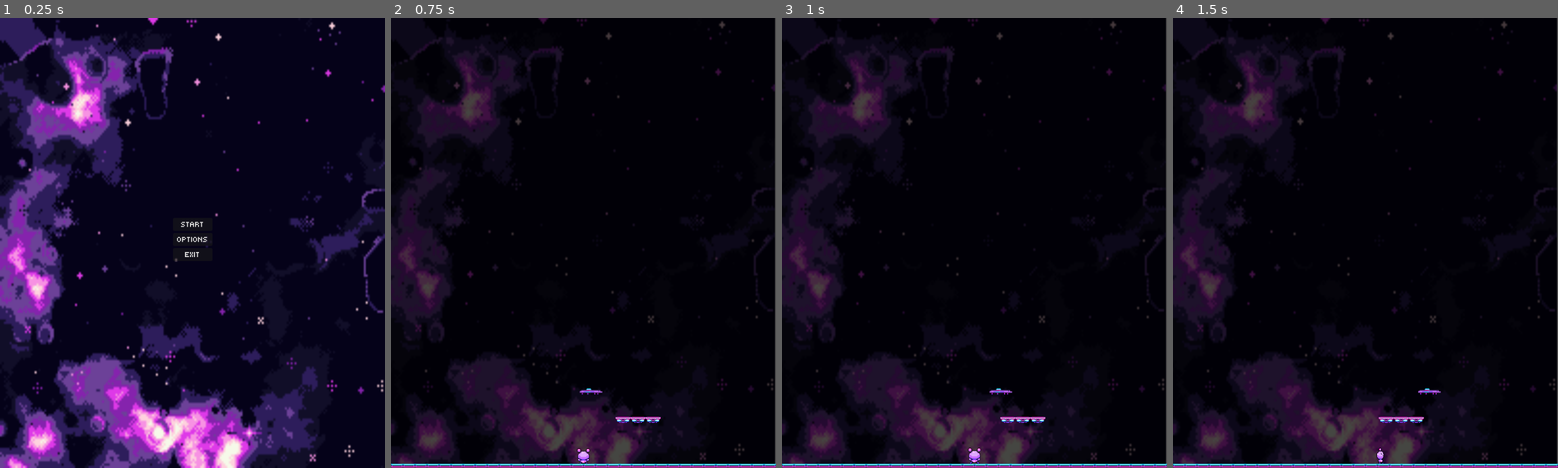
Above: before the commit, frames 1-4 (left to right).
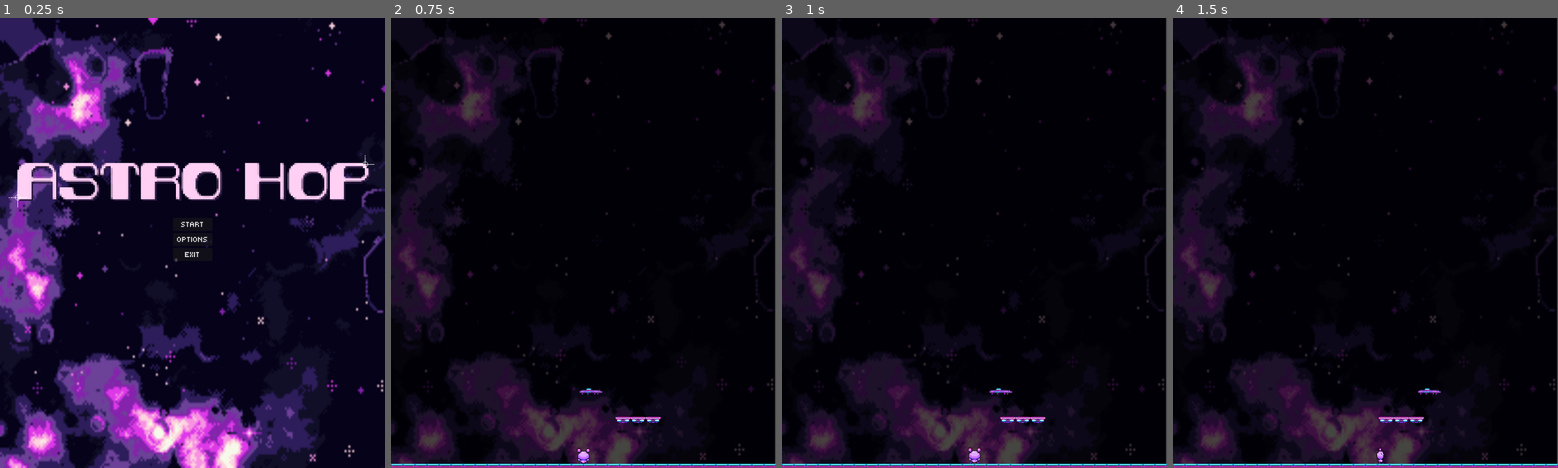
Above: after the commit, the same moments.

Repository: a-novaeva/gamejam-team5
Game: Godot game, scene res://Scenes/main_menu.tscn
Two runs of this game, one before a commit and one after it. Both use one fixed random seed, a clock stepped at 60 frames per second and the inputs below. This scene is started directly instead of the project's main scene.
Inputs:
- Up to frame 1 (0.25 s): no input
- Up to frame 2 (0.75 s): click "START" at 0.5 s
- Up to frame 3 (1 s): no input
- Up to frame 4 (1.5 s): hold D (move_right) from 1.28 s (still down)

The runs differ from the first frame. In frame 1, 4.5% of the frame differs, in the area x 2-98%, y 30-43%; in frame 2, nothing differs; in frame 3, nothing differs; in frame 4, nothing differs.

Commit message:
more of that main menu

Diff:
--- a/gamejam-project/Scenes/main_menu.tscn
+++ b/gamejam-project/Scenes/main_menu.tscn
@@ -1,9 +1,11 @@
-[gd_scene load_steps=7 format=3 uid="uid://bcqrevqyfig7o"]
+[gd_scene load_steps=13 format=3 uid="uid://bcqrevqyfig7o"]
 
 [ext_resource type="Script" uid="uid://d0x6fkp85fbj5" path="res://Code/main_menu.gd" id="1_28flt"]
 [ext_resource type="FontFile" uid="uid://cwkqvfv2of37" path="res://Fonts/Tiny5-Regular.ttf" id="2_48xlc"]
 [ext_resource type="Texture2D" uid="uid://dhdn5egfvncpk" path="res://Textures/space_background.png" id="3_1ehe0"]
 [ext_resource type="AudioStream" uid="uid://df5e34ctywvon" path="res://Audio/main_menu.wav" id="4_ce3w2"]
+[ext_resource type="Texture2D" uid="uid://brpuqbkibnf1s" path="res://astrohop_logo.png" id="5_n45e2"]
+[ext_resource type="Texture2D" uid="uid://dlxntsjno20ah" path="res://Sprites/bling.png" id="6_opfnp"]
 
 [sub_resource type="StyleBoxTexture" id="StyleBoxTexture_ce3w2"]
 texture = ExtResource("3_1ehe0")
@@ -18,6 +20,35 @@
 
 "
 
+[sub_resource type="AtlasTexture" id="AtlasTexture_cp0ys"]
+atlas = ExtResource("6_opfnp")
+region = Rect2(0, 0, 64, 64)
+
+[sub_resource type="AtlasTexture" id="AtlasTexture_yhxw7"]
+atlas = ExtResource("6_opfnp")
+region = Rect2(64, 0, 64, 64)
+
+[sub_resource type="AtlasTexture" id="AtlasTexture_trj04"]
+atlas = ExtResource("6_opfnp")
+region = Rect2(0, 64, 64, 64)
+
+[sub_resource type="SpriteFrames" id="SpriteFrames_16hvj"]
+animations = [{
+"frames": [{
+"duration": 1.0,
+"texture": SubResource("AtlasTexture_cp0ys")
+}, {
+"duration": 1.0,
+"texture": SubResource("AtlasTexture_yhxw7")
+}, {
+"duration": 1.0,
+"texture": SubResource("AtlasTexture_trj04")
+}],
+"loop": true,
+"name": &"bling",
+"speed": 1.0
+}]
+
 [node name="MainMenu" type="Control"]
 layout_mode = 3
 anchors_preset = 15
@@ -26,6 +57,15 @@
 grow_horizontal = 2
 grow_vertical = 2
 script = ExtResource("1_28flt")
+
+[node name="Background" type="Panel" parent="."]
+layout_mode = 1
+anchors_preset = 15
+anchor_right = 1.0
+anchor_bottom = 1.0
+grow_horizontal = 2
+grow_vertical = 2
+theme_override_styles/panel = SubResource("StyleBoxTexture_ce3w2")
 
 [node name="CanvasLayer" type="CanvasLayer" parent="."]
 
@@ -59,21 +99,42 @@
 theme_override_fonts/font = ExtResource("2_48xlc")
 text = "EXIT"
 
-[node name="Panel" type="Panel" parent="."]
-layout_mode = 1
-anchors_preset = 15
-anchor_right = 1.0
-anchor_bottom = 1.0
-grow_horizontal = 2
-grow_vertical = 2
-theme_override_styles/panel = SubResource("StyleBoxTexture_ce3w2")
-
 [node name="AudioStreamPlayer" type="AudioStreamPlayer" parent="."]
 stream = ExtResource("4_ce3w2")
 volume_db = -10.0
 autoplay = true
 script = SubResource("GDScript_ce3w2")
 
+[node name="Logo" type="TextureRect" parent="."]
+layout_mode = 1
+anchors_preset = 8
+anchor_left = 0.5
+anchor_top = 0.5
+anchor_right = 0.5
+anchor_bottom = 0.5
+offset_left = -353.0
+offset_top = -163.0
+offset_right = 358.078
+offset_bottom = -70.0
+grow_horizontal = 2
+grow_vertical = 2
+texture = ExtResource("5_n45e2")
+expand_mode = 1
+
+[node name="Bling" type="AnimatedSprite2D" parent="Logo"]
+position = Vector2(5, 73)
+sprite_frames = SubResource("SpriteFrames_16hvj")
+animation = &"bling"
+autoplay = "bling"
+frame_progress = 0.70520926
+
+[node name="Bling2" type="AnimatedSprite2D" parent="Logo"]
+position = Vector2(698, 7)
+sprite_frames = SubResource("SpriteFrames_16hvj")
+animation = &"bling"
+autoplay = "bling"
+frame_progress = 0.70520926
+
 [connection signal="pressed" from="CanvasLayer/VBoxContainer/StartButton" to="." method="_on_start_button_pressed"]
 [connection signal="pressed" from="CanvasLayer/VBoxContainer/SettingsButton" to="." method="_on_settings_button_pressed"]
 [connection signal="pressed" from="CanvasLayer/VBoxContainer/SettingsButton" to="." method="_on_quit_button_pressed"]
Binary file added: gamejam-project/Scenes/astrohop_logo.png
Not shown, added: gamejam-project/Scenes/astrohop_logo.png.import
Binary file added: gamejam-project/Sprites/bling.png
Not shown, added: gamejam-project/Sprites/bling.png.import
Binary file removed: gamejam-project/Sprites/rotating_planet.gif
Binary file added: gamejam-project/astrohop_logo.png
Not shown, added: gamejam-project/astrohop_logo.png.import
